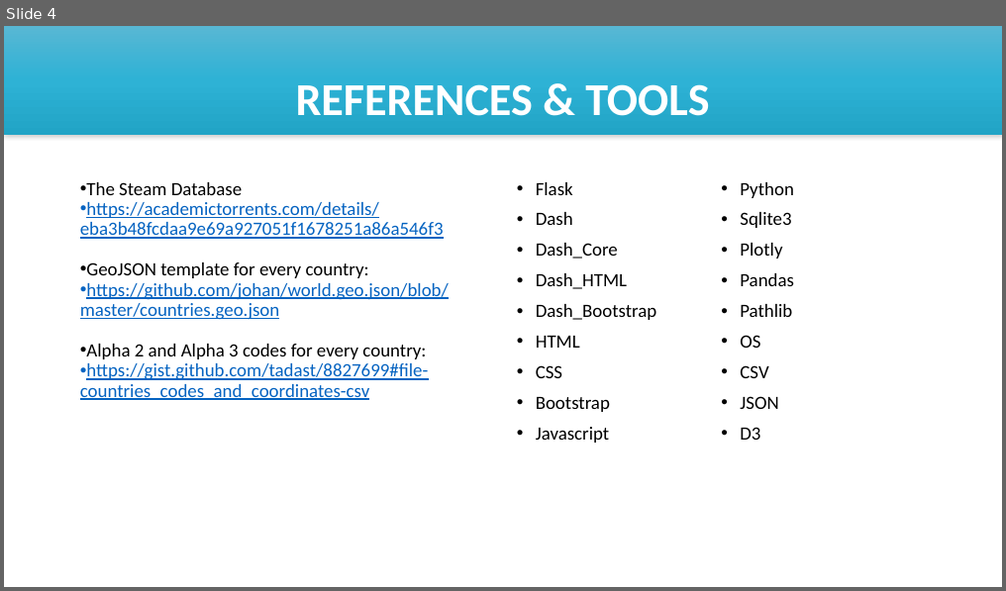
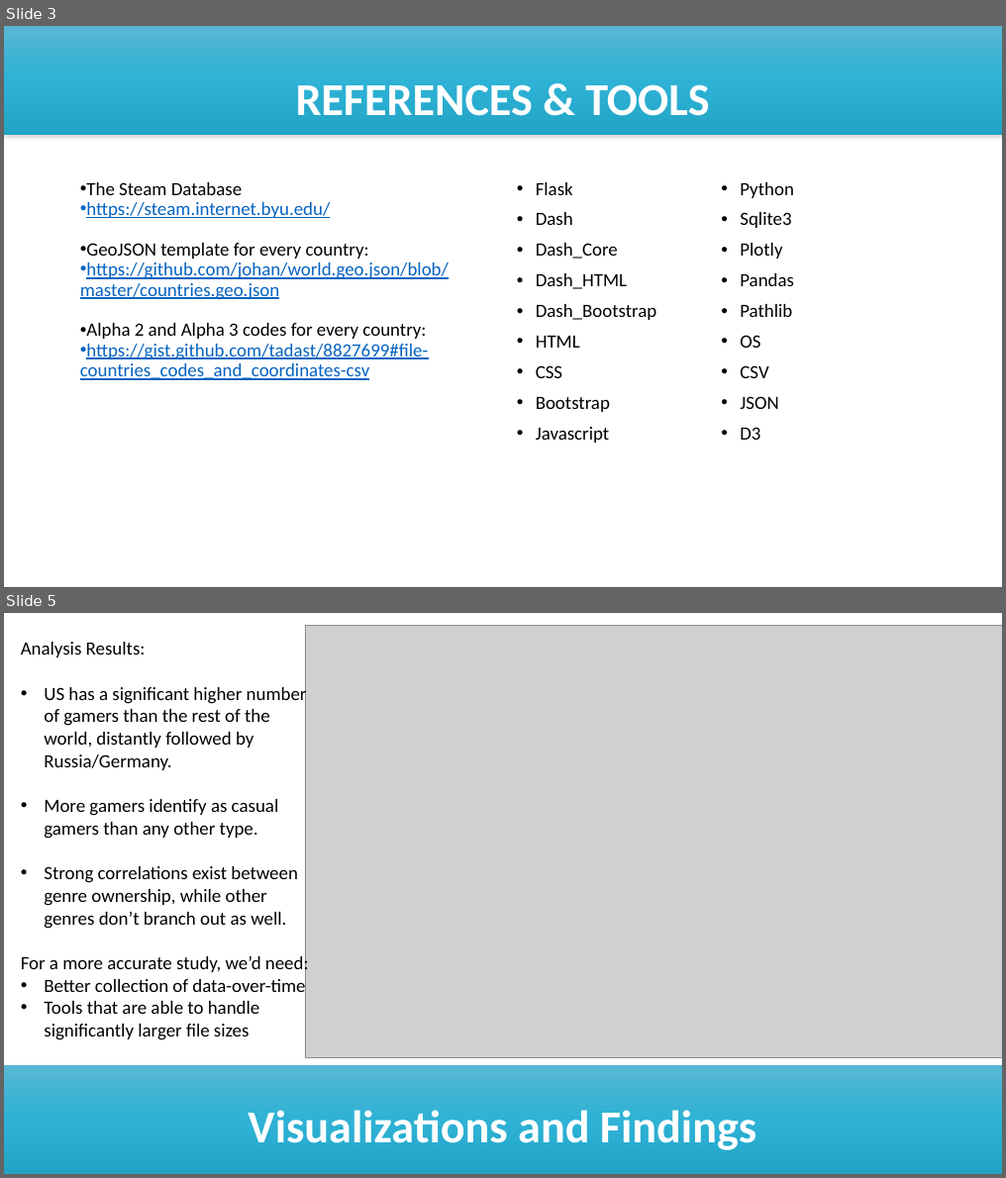
Before and after one commit to tritchlin/steam_analysis, a slide deck: STEAM ANALYSIS DASHBOARD.pptx. Shown one above the other, each under a label of ours: slide 4 before the commit, slides 3 and 5 after it; the slides between them are not shown. The pictures are 1006x591 and 1006x1178 pixels, drawn with LibreOffice and Linux fonts; fonts in the diff are those of the drawing; grey boxes stand for pictures. Boxes give left, top, right and bottom in pixels: in the first picture for what was removed or moved away, otherwise in the second. Text is boxed around its words. In the diff, an @@ line names an element or a change of style, - is before the commit and + after.

```diff
--- a/STEAM ANALYSIS DASHBOARD.pptx
+++ b/STEAM ANALYSIS DASHBOARD.pptx
@@ slide 5 added at (x1=4, y1=613, x2=1002, y2=1174), background #FFFFFF @@
@@ text added at (x1=21, y1=642, x2=309, y2=1041), 18 pt, text #000000 @@
+Analysis Results:
+• US has a significant higher number of gamers than the rest of the world, distantly followed by Russia/Germany.
+• More gamers identify as casual gamers than any other type.
+• Strong correlations exist between genre ownership, while other genres don’t branch out as well.
+For a more accurate study, we’d need:
+• Better collection of data-over-time
+• Tools that are able to handle significantly larger file sizes
@@ picture added at (x1=305, y1=625, x2=1002, y2=1058) @@
@@ rectangle added at (x1=4, y1=1065, x2=1002, y2=1174), fill gradient #59B8D4 to #2EB3D6 to #21A4C6 @@
@@ title added at (x1=248, y1=1110, x2=756, y2=1151), 44 pt, text #FFFFFF, bold @@
+Visualizations and Findings
@@ what was slide 4 is now slide 3 @@
@@ slide 3 changed as well @@
@@ text at (x1=86, y1=202, x2=330, y2=218): text changed @@
-• https://academictorrents.com/details/eba3b48fcdaa9e69a927051f1678251a86a546f3
+• https://steam.internet.byu.edu/
```
Also in this commit, not shown: 3 other slides changed, 1 other slide added.
